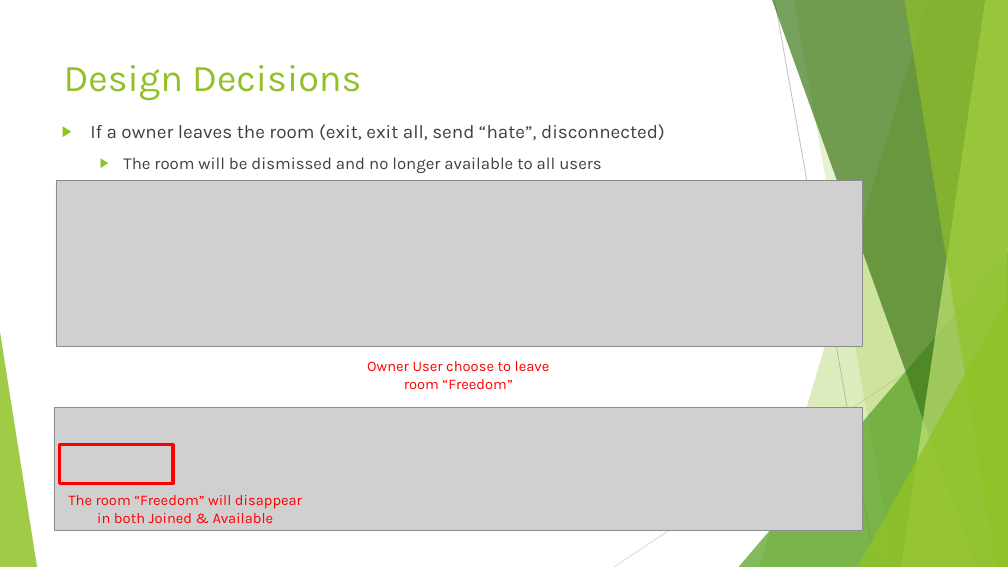
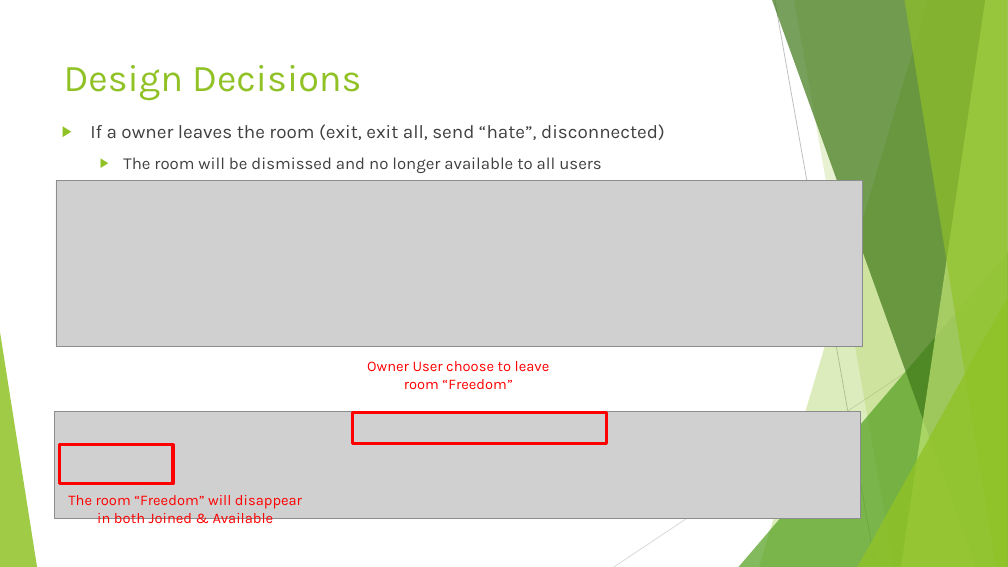
Before and after one commit to pourplusquoi/chatapp, a slide deck: slide 3 of src/main/resources/ChatApp Final.pptx. Drawn at 1008x567 pixels with LibreOffice and Linux fonts; fonts in the diff are those of the drawing; grey boxes stand for pictures. Boxes give left, top, right and bottom in pixels: in the first picture for what was removed or moved away, otherwise in the second. Text is boxed around its words. In the diff, an @@ line names an element or a change of style, - is before the commit and + after.

Commit message:
update ppt

```diff
--- a/src/main/resources/ChatApp Final.pptx
+++ b/src/main/resources/ChatApp Final.pptx
@@ picture: place and size @@
-picture at [54, 408, 863, 530]
+picture at [54, 411, 861, 519]
@@ rectangle added at [353, 413, 606, 444], outline #FF0000 3 pt @@
```
